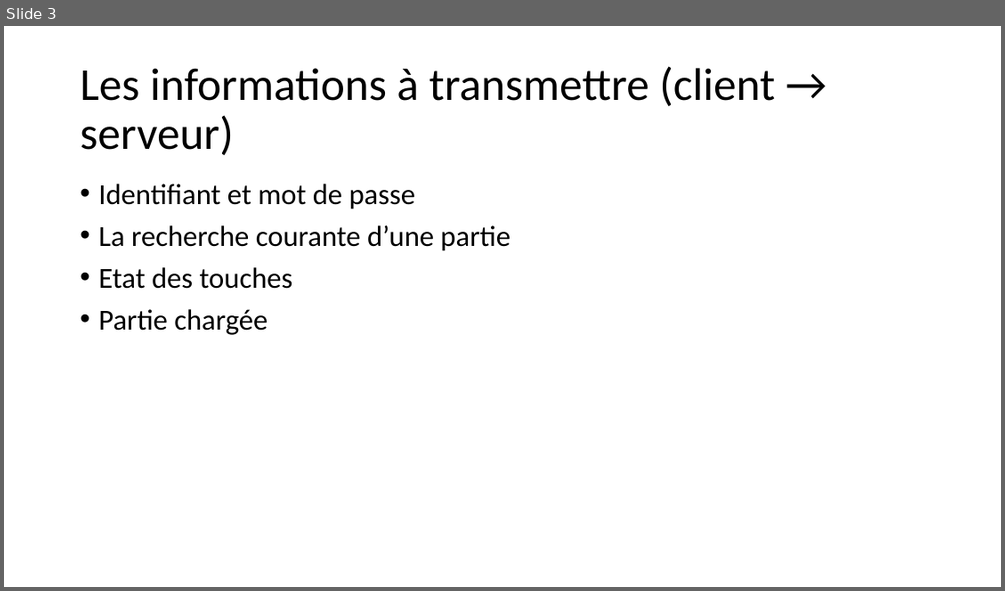
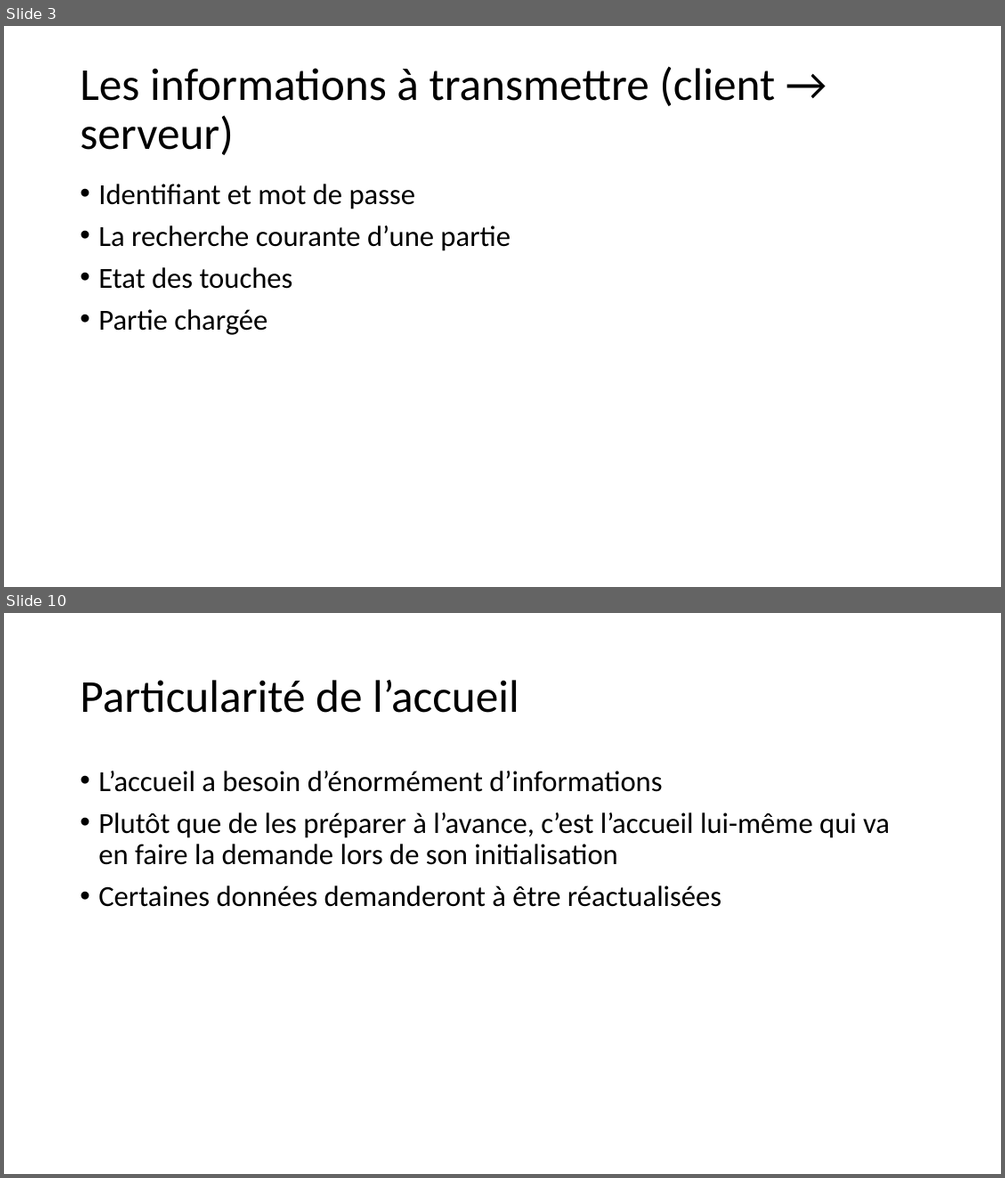
Before and after one commit to TheHiddenCodders/KangarooFighter, a slide deck: Recherches/Les paquets.pptx. Shown one above the other, each under a label of ours: slide 3 before the commit, slides 3 and 10 after it; the slides between them are not shown. The pictures are 1005x591 and 1005x1178 pixels, drawn with LibreOffice and Linux fonts; fonts in the diff are those of the drawing. Boxes give left, top, right and bottom in pixels: in the first picture for what was removed or moved away, otherwise in the second. Text is boxed around its words. In the diff, an @@ line names an element or a change of style, - is before the commit and + after.

```diff
--- a/Recherches/Les paquets.pptx
+++ b/Recherches/Les paquets.pptx
@@ slide 10 added at <box>4,613,1001,1174</box>, background #FFFFFF @@
@@ title added at <box>80,680,519,713</box>, 44 pt, text #000000 @@
+Particularité de l’accueil
@@ text added at <box>98,771,890,907</box>, 28 pt, text #000000 @@
+• L’accueil a besoin d’énormément d’informations
+• Plutôt que de les préparer à l’avance, c’est l’accueil lui-même qui va en faire la demande lors de son initialisation
+• Certaines données demanderont à être réactualisées
```
Also in this commit, not shown: 1 slide changed, 5 other slides added, 42 other files.
